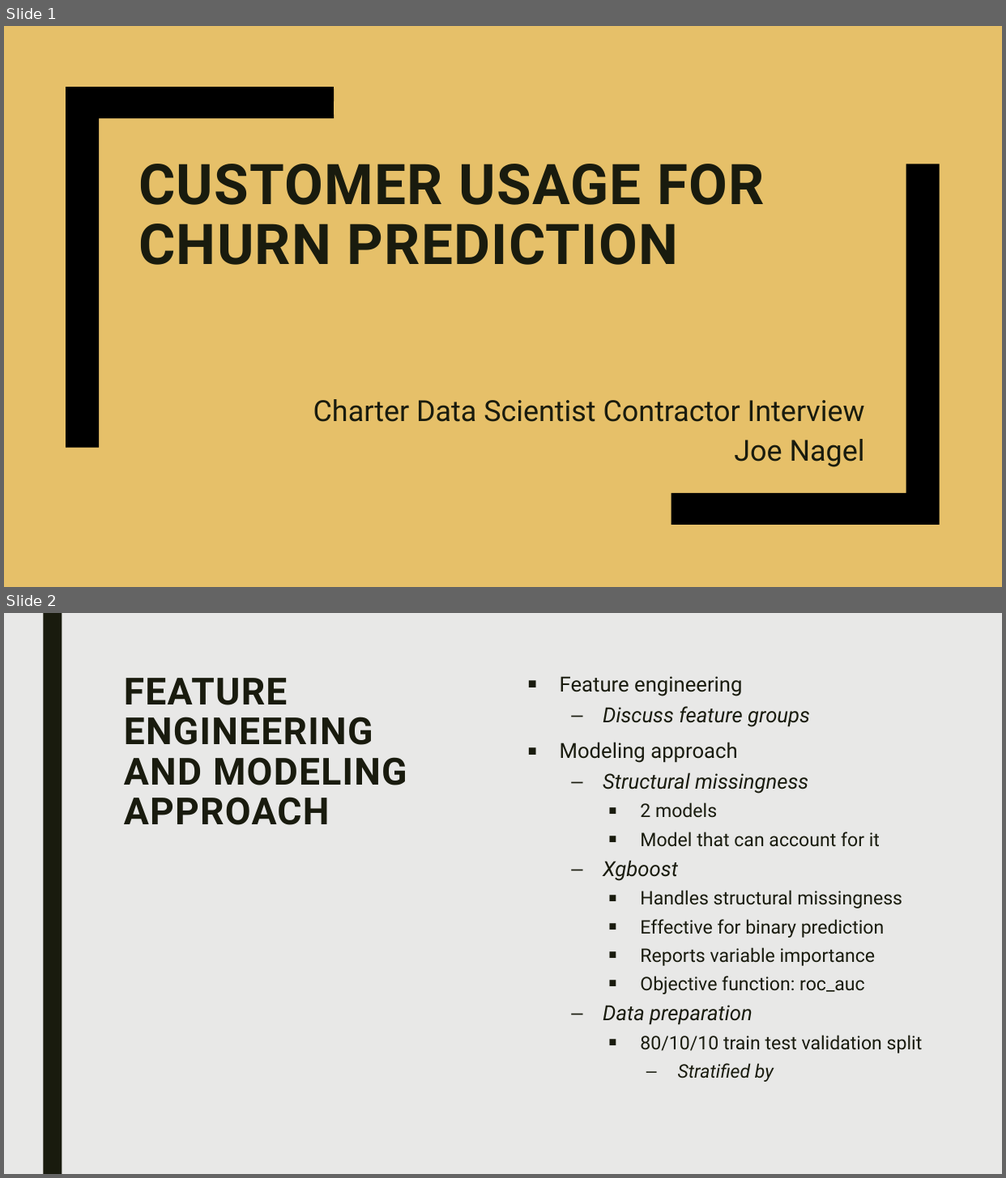
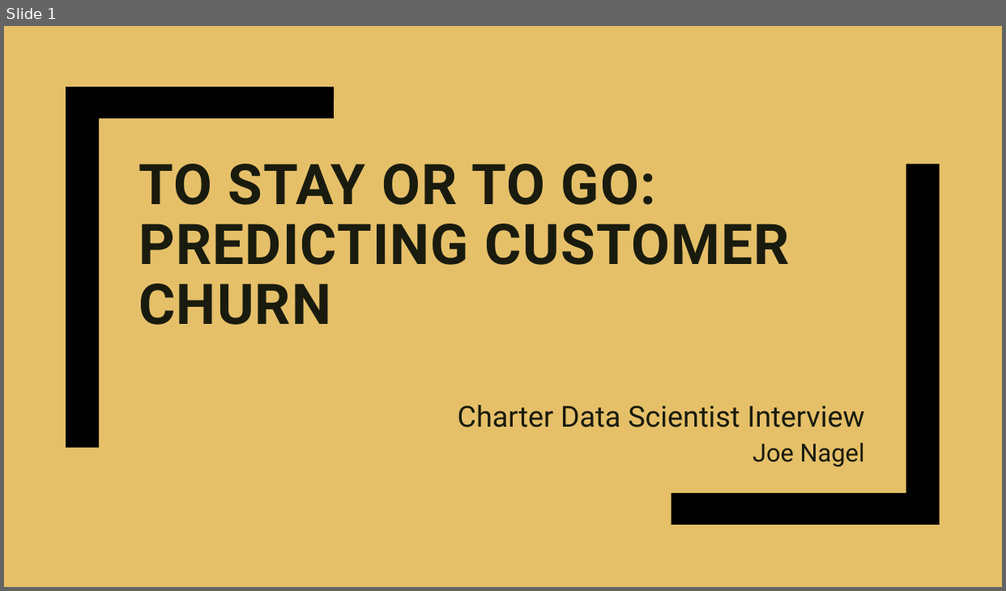
Before and after one commit to nageljo/CharterInterview, a slide deck: Presentation/presentation.pptx. Shown one above the other, each under a label of ours: slides 1 and 2 before the commit, slide 1 after it. The pictures are 1006x1178 and 1006x591 pixels, drawn with LibreOffice and Linux fonts; fonts in the diff are those of the drawing. Boxes give left, top, right and bottom in pixels: in the first picture for what was removed or moved away, otherwise in the second. Text is boxed around its words. In the diff, an @@ line names an element or a change of style, - is before the commit and + after.

```diff
--- a/Presentation/presentation.pptx
+++ b/Presentation/presentation.pptx
@@ slide 2 removed at <box>4,613,1002,1174</box>, background #E8E8E7 @@
@@ rectangle removed at <box>43,613,62,1174</box> @@
@@ title removed at <box>124,678,407,825</box> @@
-FEATURE ENGINEERING AND MODELING APPROACH
@@ text removed at <box>560,676,923,1082</box> @@
-■ Feature engineering
-  – Discuss feature groups
-■ Modeling approach
-  – Structural missingness
-    ■ 2 models
-    ■ Model that can account for it
-  – Xgboost
-    ■ Handles structural missingness
-    ■ Effective for binary prediction
-    ■ Reports variable importance
-    ■ Objective function: roc_auc
-  – Data preparation
-    ■ 80/10/10 train test validation split
-      – Stratified by
@@ slide 1 changed as well @@
@@ title at <box>138,164,790,325</box>: text changed @@
-CUSTOMER USAGE FOR CHURN PREDICTION
+TO STAY OR TO GO: PREDICTING CUSTOMER CHURN
@@ subtitle at <box>458,405,865,428</box>: text changed @@
-Charter Data Scientist Contractor Interview
+Charter Data Scientist Interview
@@ subtitle at <box>752,443,865,467</box>: size 28 to 24 pt in "Joe Nagel" @@
```
Also in this commit, not shown: 1 other slide changed, 2 slides added, 1 other slide removed, 1 other file.
